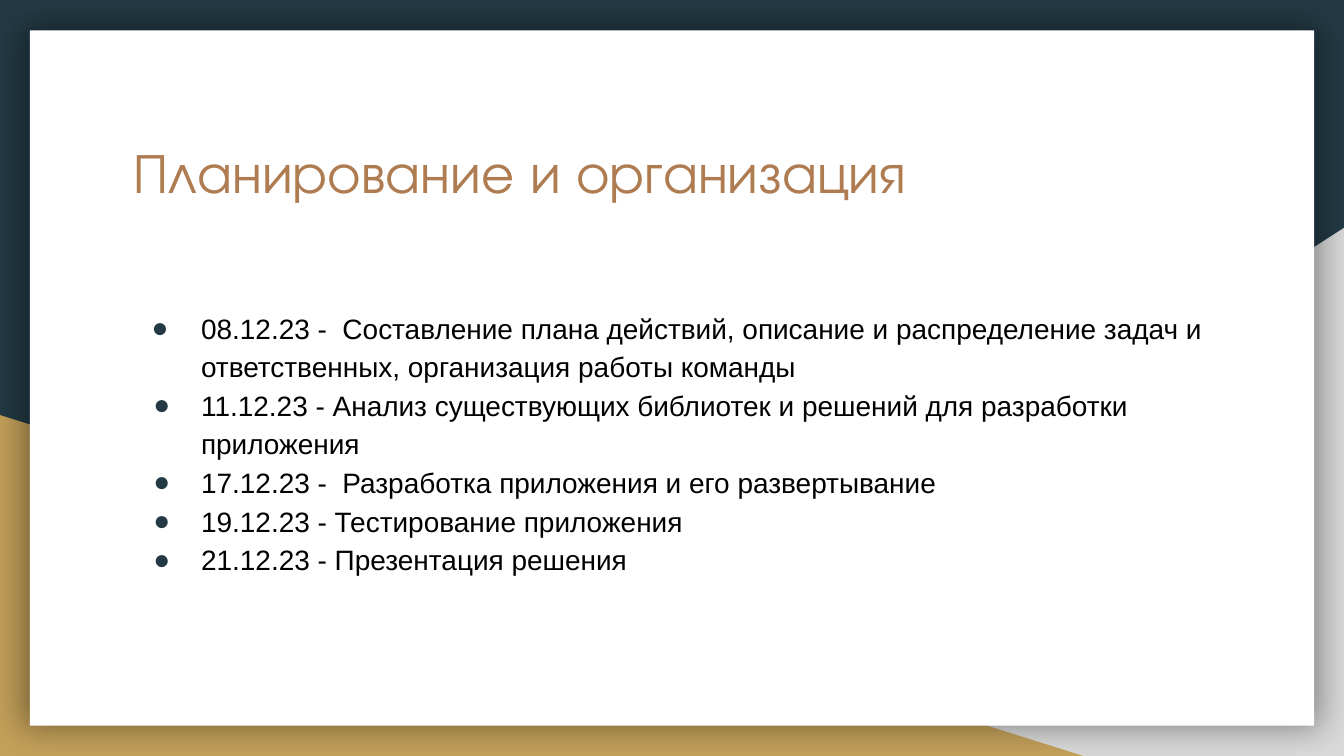
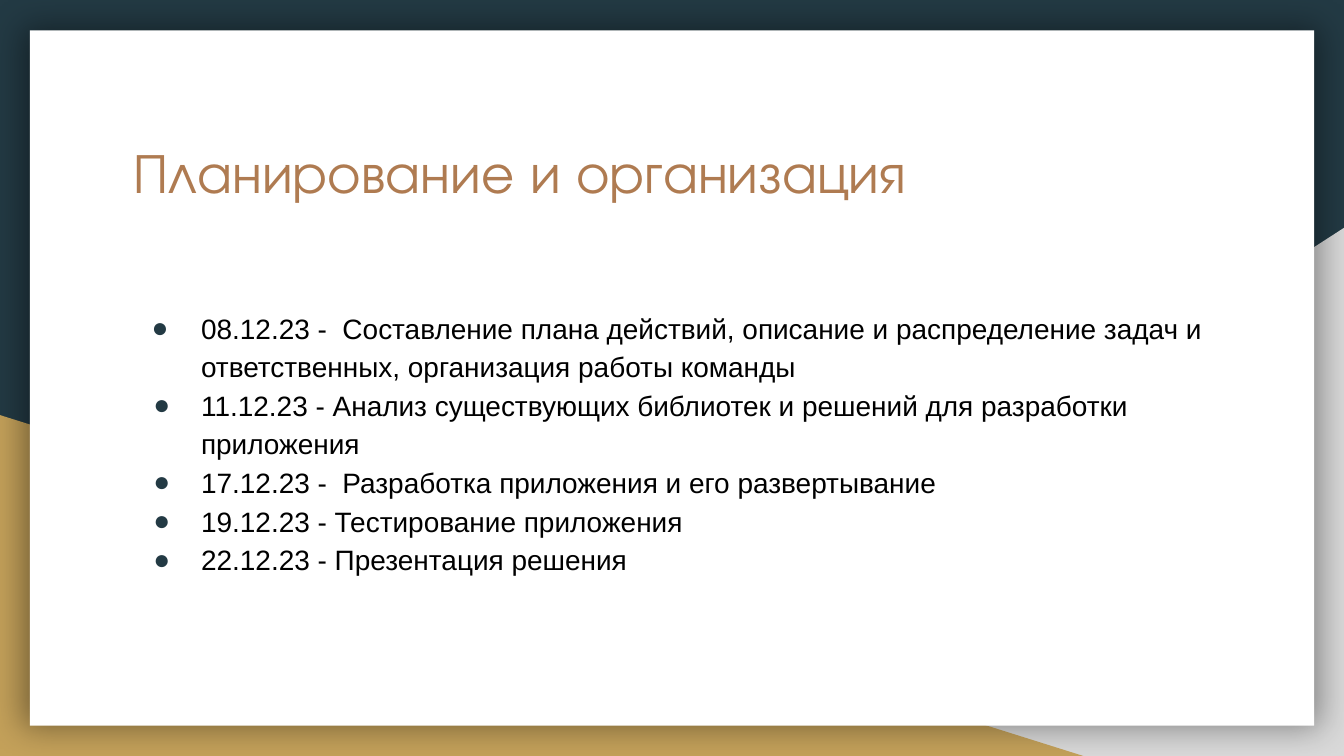
Before and after one commit to srtxtex/project_practice, a slide deck: slide 9 of docs/Кейс “Персональный помощник для студентов”.pptx (slide 8 before the commit). Drawn at 1344x756 pixels with LibreOffice and Linux fonts; fonts in the diff are those of the drawing. Boxes give left, top, right and bottom in pixels: in the first picture for what was removed or moved away, otherwise in the second. Text is boxed around its words. In the diff, an @@ line names an element or a change of style, - is before the commit and + after.

```diff
--- a/docs/Кейс “Персональный помощник для студентов”.pptx
+++ b/docs/Кейс “Персональный помощник для студентов”.pptx
@@ text at bbox=[201, 550, 627, 575]: text changed @@
-● 21.12.23 - Презентация решения
+● 22.12.23 - Презентация решения
```
Also in this commit, not shown: 1 slide added.
